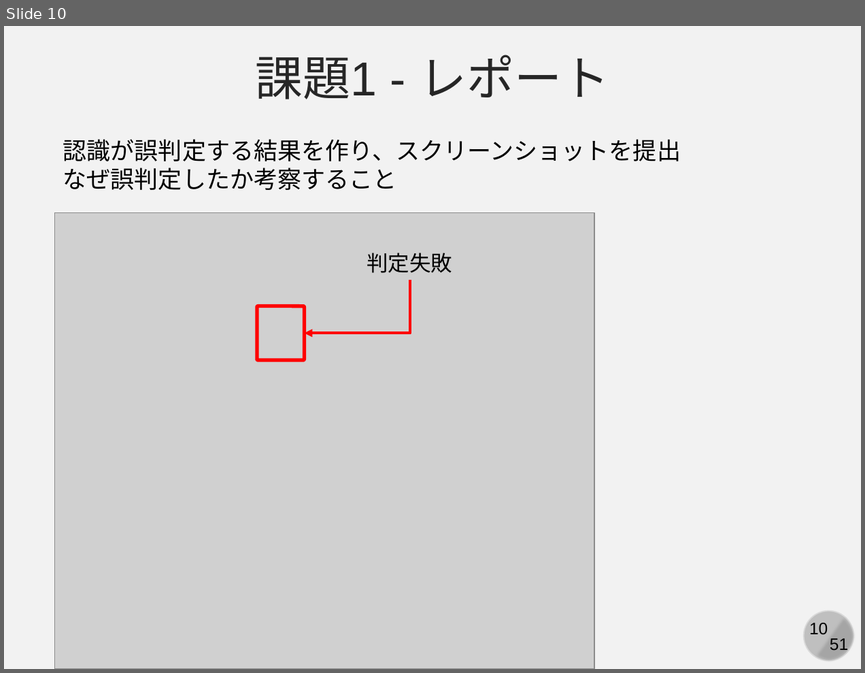
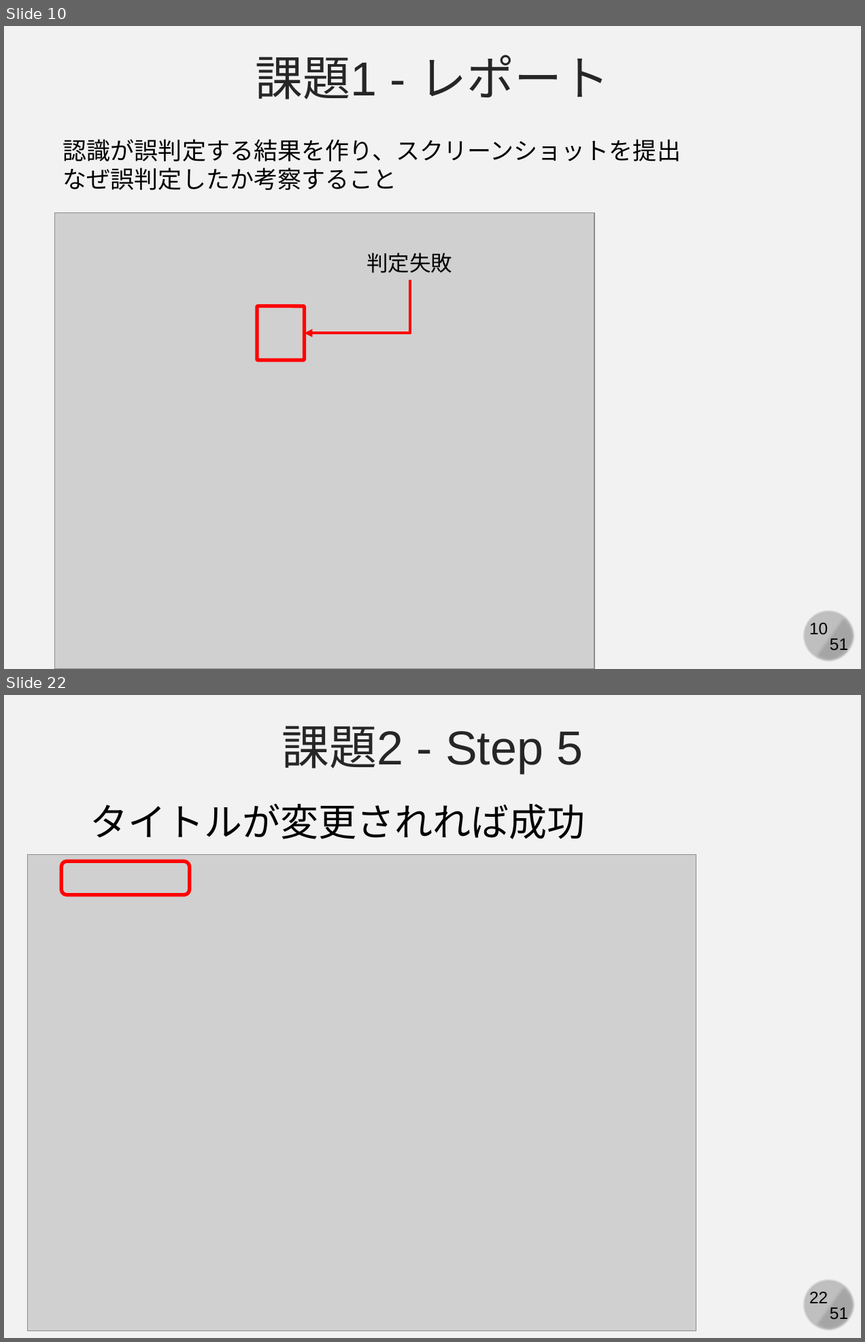
Before and after one commit to kaityo256/github, a slide deck: practice_github2/fig/github_ex04.pptx. Shown one above the other, each under a label of ours: slide 10 before the commit, slides 10 and 22 after it; the slides between them are not shown. The pictures are 865x673 and 865x1342 pixels, drawn with LibreOffice and Linux fonts; fonts in the diff are those of the drawing; grey boxes stand for pictures. Boxes give left, top, right and bottom in pixels: in the first picture for what was removed or moved away, otherwise in the second. Text is boxed around its words. In the diff, an @@ line names an element or a change of style, - is before the commit and + after.

```diff
--- a/practice_github2/fig/github_ex04.pptx
+++ b/practice_github2/fig/github_ex04.pptx
@@ slide 22 added at (4, 695, 861, 1338), background #F2F2F2; not listed: 4 template elements that a slide beside it also shows @@
@@ text added at (281, 726, 583, 773), 40 pt, text #262626 @@
+課題2 - Step 5
@@ text added at (90, 803, 585, 839), 32 pt, text #000000 @@
+タイトルが変更されれば成功
@@ picture added at (28, 854, 696, 1331) @@
@@ rounded rectangle added at (61, 861, 190, 895), outline #FF0000 3 pt @@
```
Also in this commit, not shown: 12 other slides added, 1 other file.
